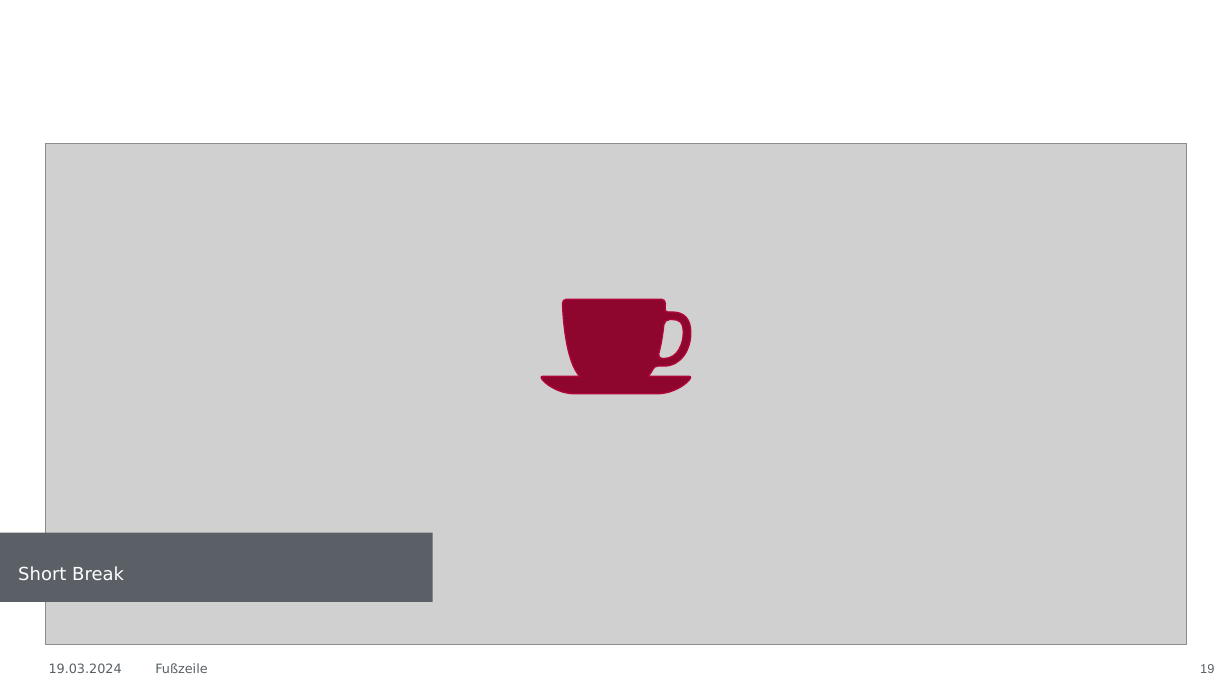
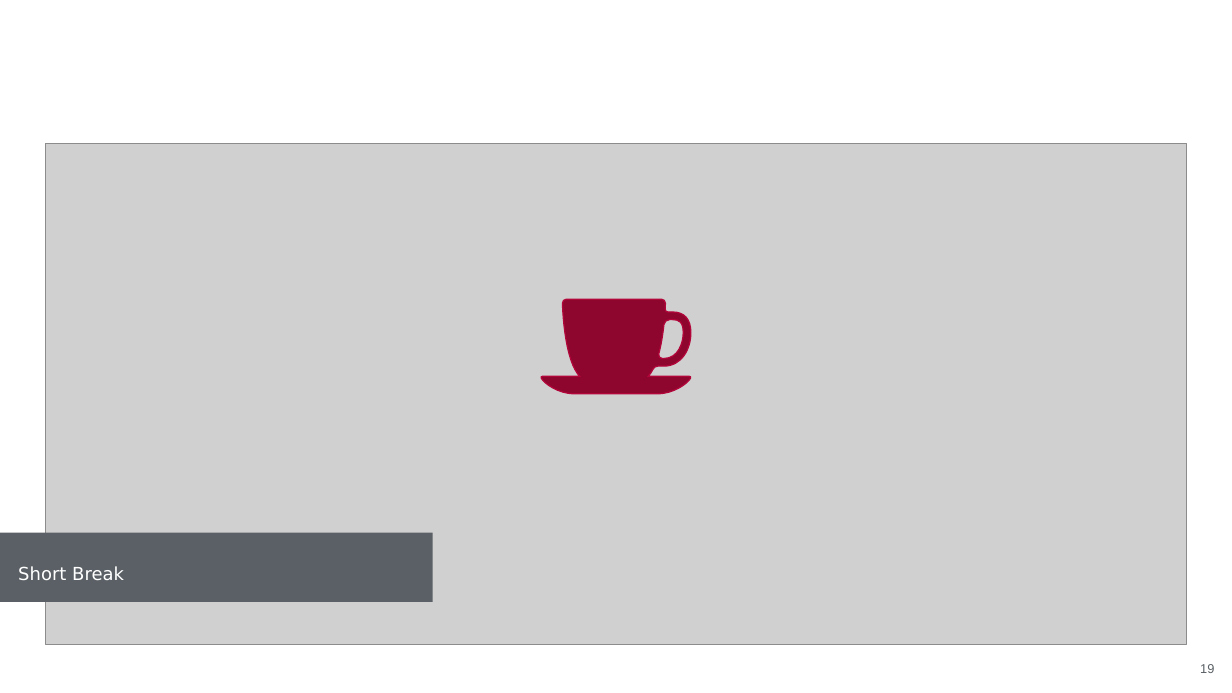
Before and after one commit to aihpi/workshop-slurm, a slide deck: slide 19 of slides/workshop-slurm.pptx. Drawn at 1232x693 pixels with LibreOffice and Linux fonts; fonts in the diff are those of the drawing; grey boxes stand for pictures; background and template pictures are left out. Boxes give left, top, right and bottom in pixels: in the first picture for what was removed or moved away, otherwise in the second. Text is boxed around its words. In the diff, an @@ line names an element or a change of style, - is before the commit and + after.

```diff
--- a/slides/workshop-slurm.pptx
+++ b/slides/workshop-slurm.pptx
@@ text removed at <box>49,663,122,673</box> @@
-19.03.2024
@@ text removed at <box>155,663,207,673</box> @@
-Fußzeile
```
Also in this commit, not shown: 13 other slides changed, 2 slides added, 2 slides removed, 1 other file.
